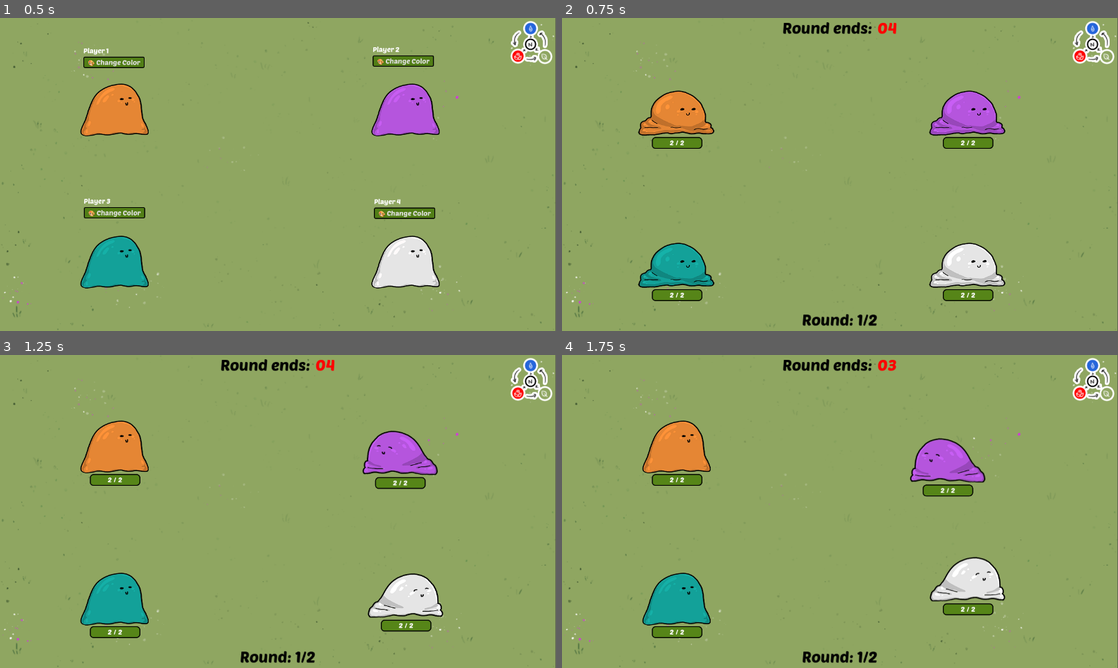
Above: before the commit, frames 1-4 (two rows, left to right).
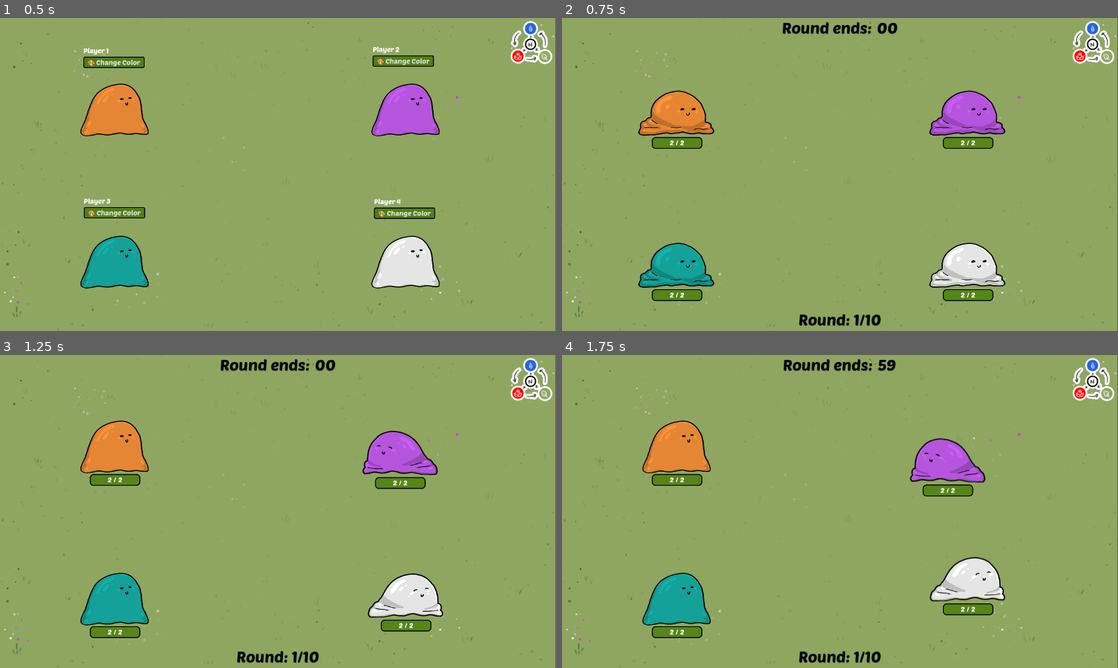
Above: after the commit, the same moments.

Repository: Galitie/mini-tyler-games
Game: Godot game, scene res://tylermon/tylermon.tscn
Two runs of this game, one before a commit and one after it. Both use one fixed random seed, a clock stepped at 60 frames per second and the inputs below. This scene is started directly instead of the project's main scene. Sound files missing from this copy of the repository are replaced by a short silence.
Inputs (mouse positions are in pixels of both pictures, inside the frame that each line leads up to):
- Up to frame 1 (0.5 s): no input
- Up to frame 2 (0.75 s): tap Enter (start) at 0.5 s; move the mouse to (962, 158) at 0.52 s; hold Right (move_piece_right) from 0.53 s (still down); hold Enter (start) from 0.53 s (still down)
- Up to frame 3 (1.25 s): keep holding Right (move_piece_right); keep holding Enter (start); tap Space (jump) at 0.77 s
- Up to frame 4 (1.75 s): move the mouse to (728, 527) at 1.27 s; release Right (move_piece_right) at 1.28 s; release Enter (start) at 1.28 s; hold Escape (go_back) from 1.28 s (still down); tap Enter (start) at 1.35 s; tap Space (jump) at 1.52 s

Frame 1 is identical in both runs. In frame 2, 0.7% of the frame differs, in the area x 39-61%, y 1-99%; in frame 3, 0.7%; in frame 4, 0.7%.
Error in both runs: Cannot call method 'get_node' on a null value. (res://tylermon/tylermon.gd:42)

Commit message:
Updated button text

Diff:
--- a/tylermon/tylermon.tscn
+++ b/tylermon/tylermon.tscn
@@ -15,9 +15,9 @@
 [node name="tylermon" type="Node2D"]
 scale = Vector2(0.998899, 1.00798)
 script = ExtResource("1_66guv")
-fight_length = 5
+fight_length = 61
 upgrade_length = 120
-max_rounds = 2
+max_rounds = 10
 
 [node name="Arena" parent="." instance=ExtResource("2_mlfq2")]
 z_index = -2
--- a/tylermon/upgrade_menu.tscn
+++ b/tylermon/upgrade_menu.tscn
@@ -111,7 +111,7 @@
 focus_neighbor_top = NodePath("../../hbox5/type")
 focus_neighbor_bottom = NodePath("../../hbox/hp")
 theme = ExtResource("2_obobf")
-text = "🎲 GAMBLE "
+text = "🎲 Gamble"
 alignment = 0
 
 [node name="hbox6" type="HBoxContainer" parent="margin/hbox/buttons/hbox7"]
